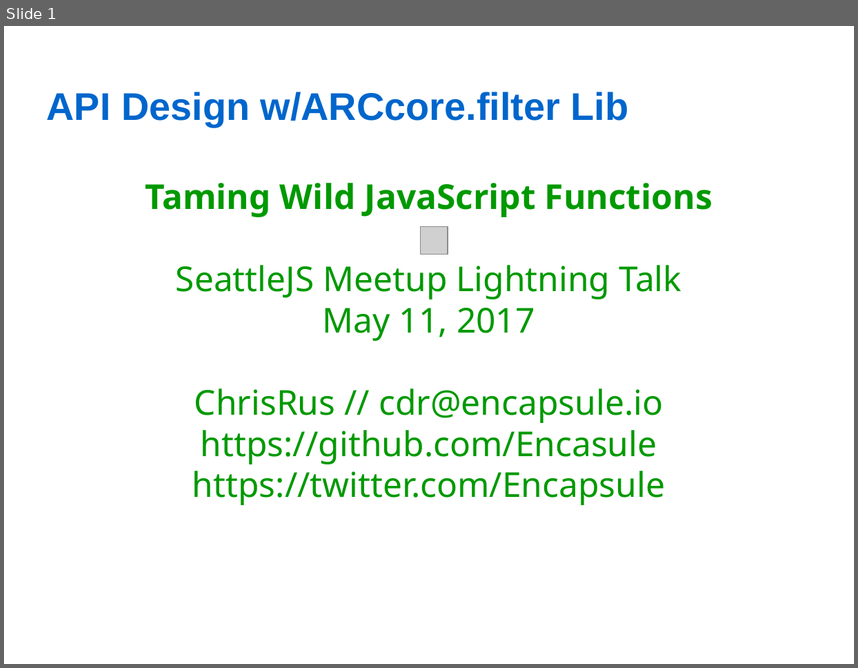
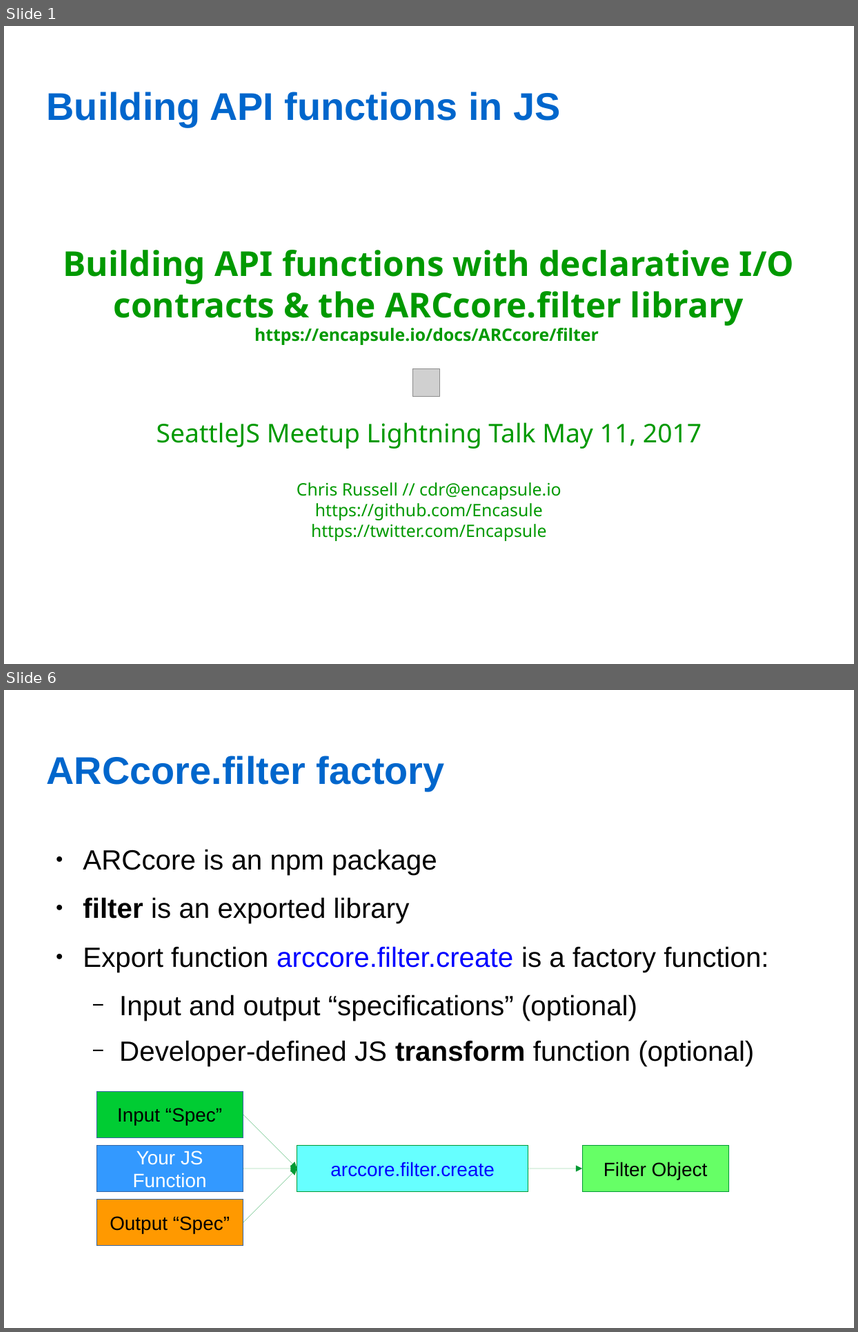
Before and after one commit to Encapsule-Annex/seattlejs-meetup-2017-may-filter-lib, a slide deck: SeattleJS-2017.05.11-ARCcore.filter.odp. Shown one above the other, each under a label of ours: slide 1 before the commit, slides 1 and 6 after it; the slides between them are not shown. The pictures are 858x668 and 858x1332 pixels, drawn with LibreOffice and Linux fonts; fonts in the diff are those of the drawing; grey boxes stand for pictures; background and template pictures are left out. Boxes give left, top, right and bottom in pixels: in the first picture for what was removed or moved away, otherwise in the second. Text is boxed around its words. In the diff, an @@ line names an element or a change of style, - is before the commit and + after.

Commit message:
Presentation for 2017.05.11 SeattleJS

```diff
--- a/SeattleJS-2017.05.11-ARCcore.filter.odp
+++ b/SeattleJS-2017.05.11-ARCcore.filter.odp
@@ slide 6 added at box(4, 690, 854, 1328), background picture (left out) @@
@@ title added at box(47, 756, 445, 791), 36 pt, text #0066CC, bold @@
+ARCcore.filter factory
@@ text added at box(83, 849, 769, 1066), 26 pt, text #000000 @@
+● ARCcore is an npm package
+● filter is an exported library
+● Export function arccore.filter.create is a factory function:
+  − Input and output “specifications” (optional)
+  − Developer-defined JS transform function (optional)
@@ group added at box(96, 1091, 729, 1245): 5 rectangles, 4 arrows @@
+Input “Spec”
+Output “Spec”
+Your JS
+Function
+arccore.filter.create
+Filter Object
@@ slide 1 changed as well @@
@@ title at box(47, 92, 560, 127): text changed @@
-API Design w/ARCcore.filter Lib
+Building API functions in JS
@@ subtitle at box(63, 250, 794, 541): text changed; size 32 to 16 pt @@
-Taming Wild JavaScript Functions
-SeattleJS Meetup Lightning Talk
-May 11, 2017
-ChrisRus // cdr@encapsule.io
-https://github.com/Encasule
-https://twitter.com/Encapsule
+Building API functions with declarative I/O contracts & the ARCcore.filter library
+https://encapsule.io/docs/ARCcore/filter
+SeattleJS Meetup Lightning Talk May 11, 2017
+Chris Russell // cdr@encapsule.io
+https://github.com/Encasule
+https://twitter.com/Encapsule
@@ picture: place and size @@
-picture at box(421, 227, 448, 254)
+picture at box(413, 368, 441, 397)
```
Also in this commit, not shown: 4 other slides changed, 4 other slides added, 3 slides removed.
